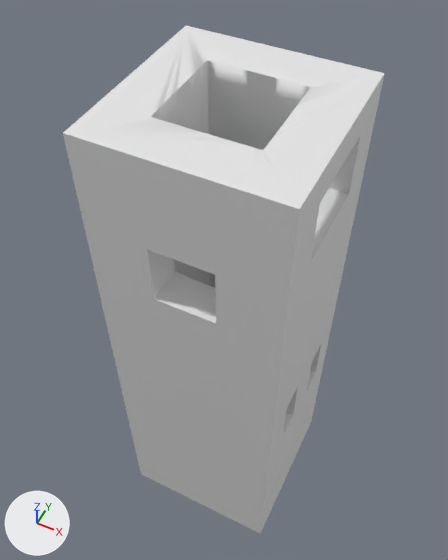
The Blender file Assets/Models/Omnis/Diving_Pool.blend, before and after one commit.
Rendered twice from a camera (50 mm lens) standing at (11.83, -24.67, 43.21) and looking at (-1.54, 2.08, 9.78). Every picture has the same lights, and +X, +Y and +Z are marked at lower left.

Objects in the first picture: 'Pool'.
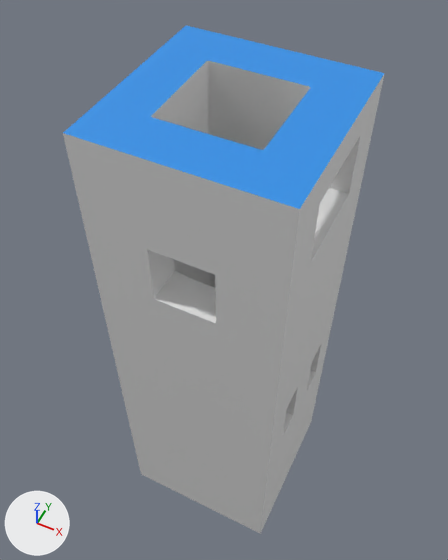
ob_chamber1 is not drawn itself; it is used by a modifier of ob_pool.
ob_chamber2 is not drawn itself; it is used by a modifier of ob_pool.
ob_original is not drawn itself; it is used by a modifier of ob_pool.

Where the change shows, as pixel boxes (x1, y1, x2, y2) in the pictures (448 x 560 px):
part 1 of me_cube_010, added
    after: (63, 26, 385, 534)

Edits to the bpy script that builds the scene:
```text
Add mat_up:
    mat_up = principled_material('Up')
    mat_up.base_color = (0.0267, 0.283, 0.8)  # blue #2d91e7
Add mat_default:
    mat_default = principled_material('Default')
    mat_default.base_color = (0.8, 0.8, 0.8)  # white #e7e7e7
Change me_cube_010:
    used by ob_pool; location = (0.0, 0.0, 0.0); rotation_euler = (1.571, 0.0, 0.0), in degrees (90, 0, 0); scale = (5.99, 5.99, 18.5)
    remove me_cube_010.from_pydata(...)  # 8 vertices, 6 faces; spans x -1.0..1.0, y -1.84..4.34, z -0.32..0.32
    add me_cube_010.from_pydata(...)  # 2400 vertices, 2163 faces; spans x -1.0..1.0, y -1.84..4.34, z -0.32..0.32
    me_cube_010 part 1: 2392 vertices added at x -1.0..1.0, y -1.5..4.34, z -0.32..0.32
    add me_cube_010.materials.append(mat_up)  # blue #2d91e7
    add me_cube_010.materials.append(mat_default)  # white #e7e7e7
Change ob_pool:
    remove _m = ob_pool.modifiers.new('Boolean', 'BOOLEAN')
    remove _m.object = ob_original
    remove _m = ob_pool.modifiers.new('Boolean.001', 'BOOLEAN')
    remove _m.object = ob_chamber1
    remove _m = ob_pool.modifiers.new('Boolean.002', 'BOOLEAN')
    remove _m.object = ob_chamber2
    remove _m = ob_pool.modifiers.new('Boolean.003', 'BOOLEAN')
    remove _m.object = ob_chamber4
    remove _m = ob_pool.modifiers.new('Boolean.004', 'BOOLEAN')
    remove _m.object = ob_chamber5_001
    remove _m = ob_pool.modifiers.new('Boolean.005', 'BOOLEAN')
    remove _m.object = ob_chamber5_002
    remove _m = ob_pool.modifiers.new('Boolean.006', 'BOOLEAN')
    remove _m.object = ob_entrance
Remove ob_chamber1:
    ob_chamber1 = bpy.data.objects.new('Chamber1', me_cube_003)
    ob_chamber1.location = (5.0, 0.0, 22.0)
    ob_chamber1.scale = (2.0, 3.0, 2.0)
Remove ob_chamber2:
    ob_chamber2 = bpy.data.objects.new('Chamber2', me_cube_004)
    ob_chamber2.location = (0.0, -5.0, 18.0)
    ob_chamber2.scale = (2.0, 2.0, 2.0)
Remove ob_chamber4:
    ob_chamber4 = bpy.data.objects.new('Chamber4', me_cube_005)
    ob_chamber4.location = (0.0, 5.0, 5.5)
    ob_chamber4.scale = (1.5, 2.0, 1.5)
Remove ob_entrance:
    ob_entrance = bpy.data.objects.new('Entrance', me_cube_006)
    ob_entrance.location = (-5.0, 0.0, -7.0)
    ob_entrance.scale = (2.0, 2.0, 2.0)
Remove ob_chamber5_001:
    ob_chamber5_001 = bpy.data.objects.new('Chamber5.001', me_cube_008)
    ob_chamber5_001.location = (5.0, 2.5, 3.0)
    ob_chamber5_001.scale = (2.0, 1.0, 2.0)
Remove ob_chamber5_002:
    ob_chamber5_002 = bpy.data.objects.new('Chamber5.002', me_cube_009)
    ob_chamber5_002.location = (5.0, -2.5, 4.0)
    ob_chamber5_002.scale = (2.0, 1.0, 2.0)
Remove ob_original:
    ob_original = bpy.data.objects.new('Original', me_circle_001)
    ob_original.location = (0.0, 0.0, -9.001)
    ob_original.scale = (5.4, 5.4, 7.0)
```
